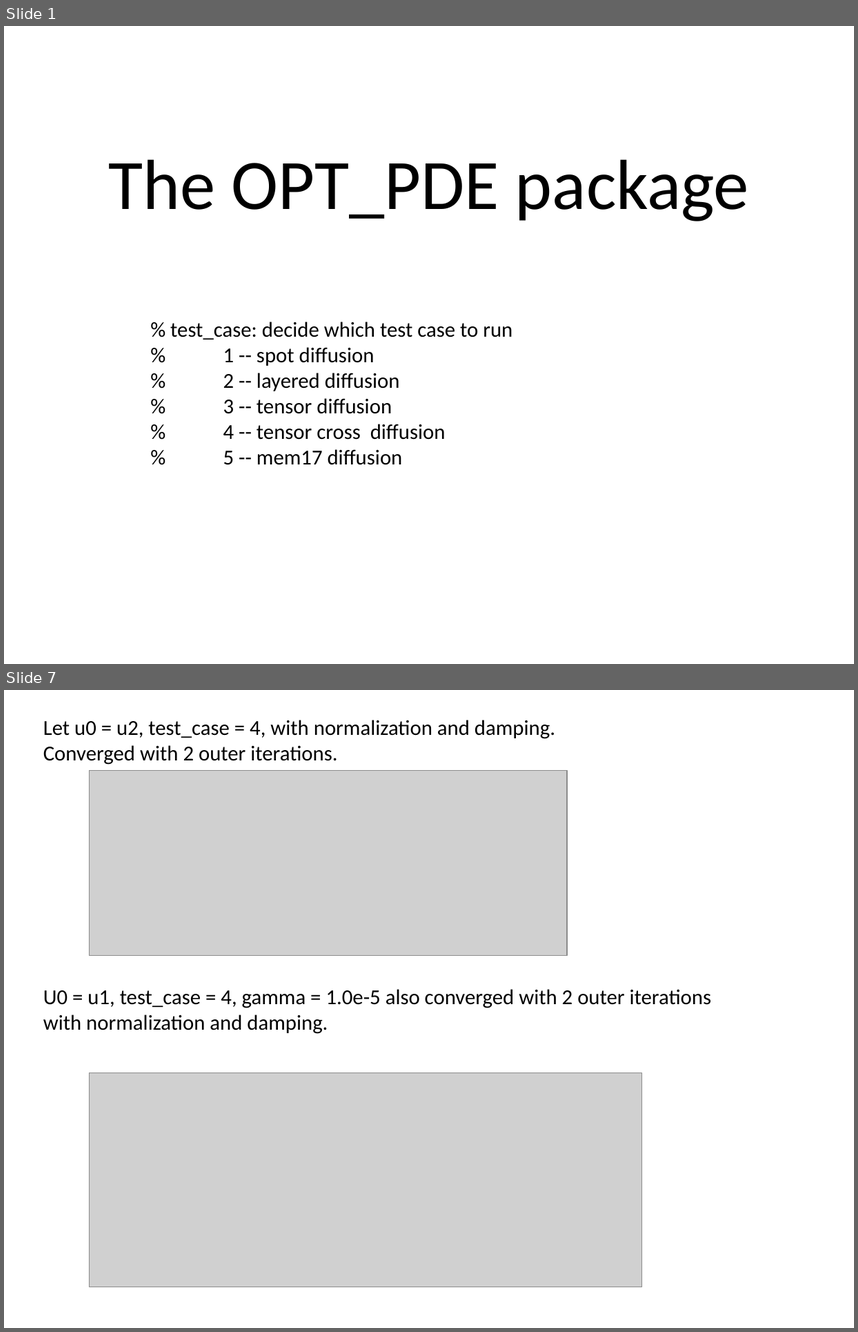
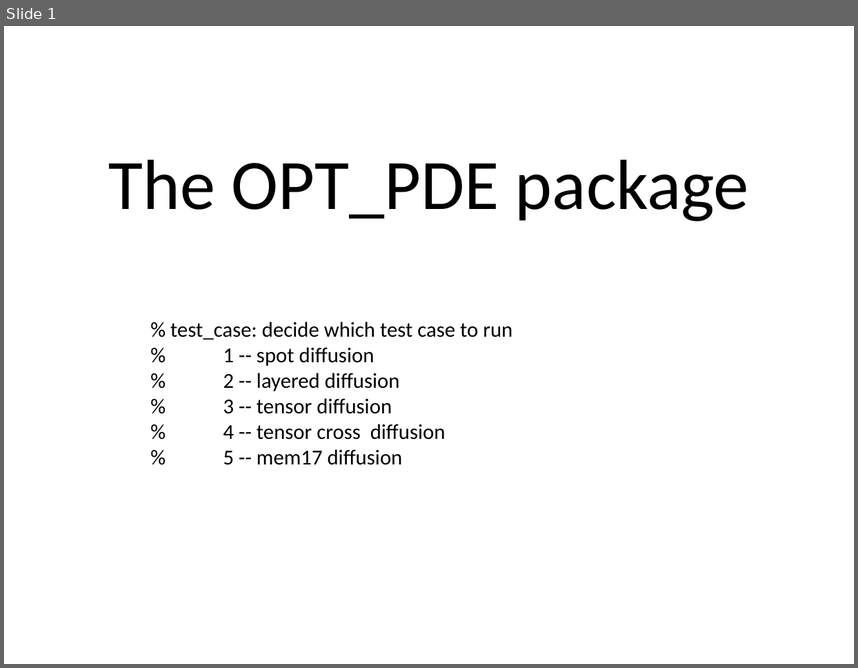
Before and after one commit to lu6007/opt-pde, a slide deck: doc/result_0404_2019.pptx. Shown one above the other, each under a label of ours: slides 1 and 7 before the commit, slide 1 after it; the slides between them are not shown. The pictures are 858x1332 and 858x668 pixels, drawn with LibreOffice and Linux fonts; fonts in the diff are those of the drawing; grey boxes stand for pictures. Boxes give left, top, right and bottom in pixels: in the first picture for what was removed or moved away, otherwise in the second. Text is boxed around its words. In the diff, an @@ line names an element or a change of style, - is before the commit and + after.

```diff
--- a/doc/result_0404_2019.pptx
+++ b/doc/result_0404_2019.pptx
@@ slide 7 removed at (4,690,854,1328), background #FFFFFF @@
@@ text removed at (43,720,555,765) @@
-Let u0 = u2, test_case = 4, with normalization and damping. Converged with 2 outer iterations.
@@ picture removed at (89,771,567,956) @@
@@ text removed at (43,989,711,1034) @@
-U0 = u1, test_case = 4, gamma = 1.0e-5 also converged with 2 outer iterations with normalization and damping.
@@ picture removed at (89,1072,642,1287) @@
```
Also in this commit, not shown: 9 slides changed, 1 slide added, 2 other files.
